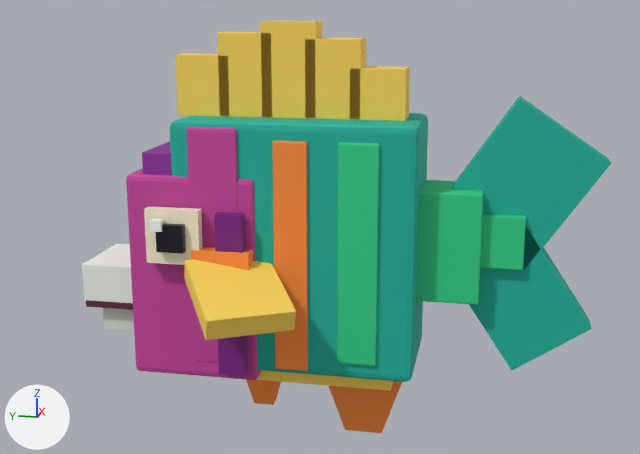
Before and after pictures for a commit that changed the glTF model public/models/pets/parrotfish.glb.
Camera for both pictures: a 50 mm lens placed at (-2.033, -0.564, 1.026), pointed at (0.009, -0.156, 0.516). Arrows for +X, +Y and +Z are at lower left; the lights stay in place. The first picture is the older version. Where no turn or scale is listed for an object, it has been applied to the vertices. Vertices at exactly the same position are counted once.

Objects in the first picture: 'body', 'fin.R', 'fin.tail', 'head'.
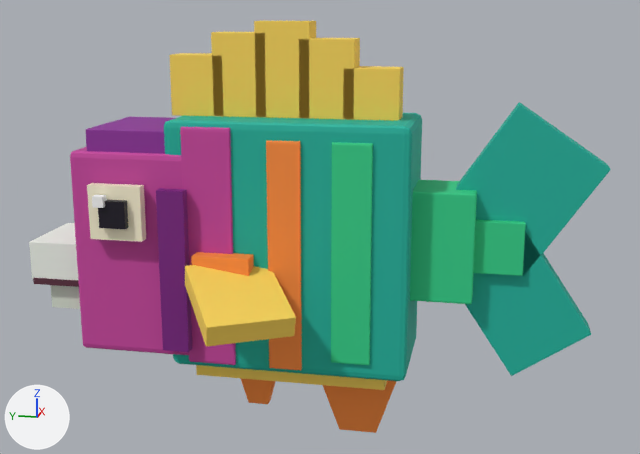
Pixel boxes (x1, y1, x2, y2) of what changed, in the pictures (640 x 454 px):
'body', moved
    before: (170, 21, 483, 433)
    after: (164, 21, 477, 433)
'head', moved
    before: (82, 142, 261, 380)
    after: (29, 117, 192, 355)
'fin.tail', moved
    before: (452, 96, 611, 370)
    after: (456, 102, 610, 376)
'fin.R', moved
    before: (184, 247, 296, 340)
    after: (185, 252, 296, 347)

The change, as a list of edits to the scene's bpy script:
```text
Change me_body:
    used by ob_body; location = (0.0, -0.128, 0.475)
    remove me_body.from_pydata(...)  # 599 vertices, 1142 faces; spans x -0.142..0.142, y -0.412..0.327, z -0.475..0.525
    add me_body.from_pydata(...)  # 599 vertices, 1142 faces; spans x -0.142..0.142, y -0.397..0.341, z -0.462..0.538
    me_body part 1: the whole mesh is moved by (0.0, 0.014, 0.014)
Change me_head:
    used by ob_head; location = (0.0, 0.077, 0.373)
    remove me_head.from_pydata(...)  # 313 vertices, 574 faces; spans x -0.2..0.2, y -0.111..0.338, z -0.205..0.334
    add me_head.from_pydata(...)  # 313 vertices, 574 faces; spans x -0.2..0.2, y 0.026..0.474, z -0.141..0.397
    me_head part 2: the whole mesh is moved by (0.0, 0.136, 0.064)
Change ob_body:
    ob_body.location: (0.0, -0.128, 0.475) -> (0.0, -0.128, 0.462)
Change ob_fin_r:
    ob_fin_r.location: (-0.135, 0.038, 0.45) -> (-0.135, 0.038, 0.436)
Change ob_fin_tail:
    ob_fin_tail.location: (0.0, -0.538, 0.514) -> (0.0, -0.538, 0.5)
Change ob_head:
    ob_head.location: (0.0, 0.077, 0.373) -> (0.0, 0.077, 0.359)
```
